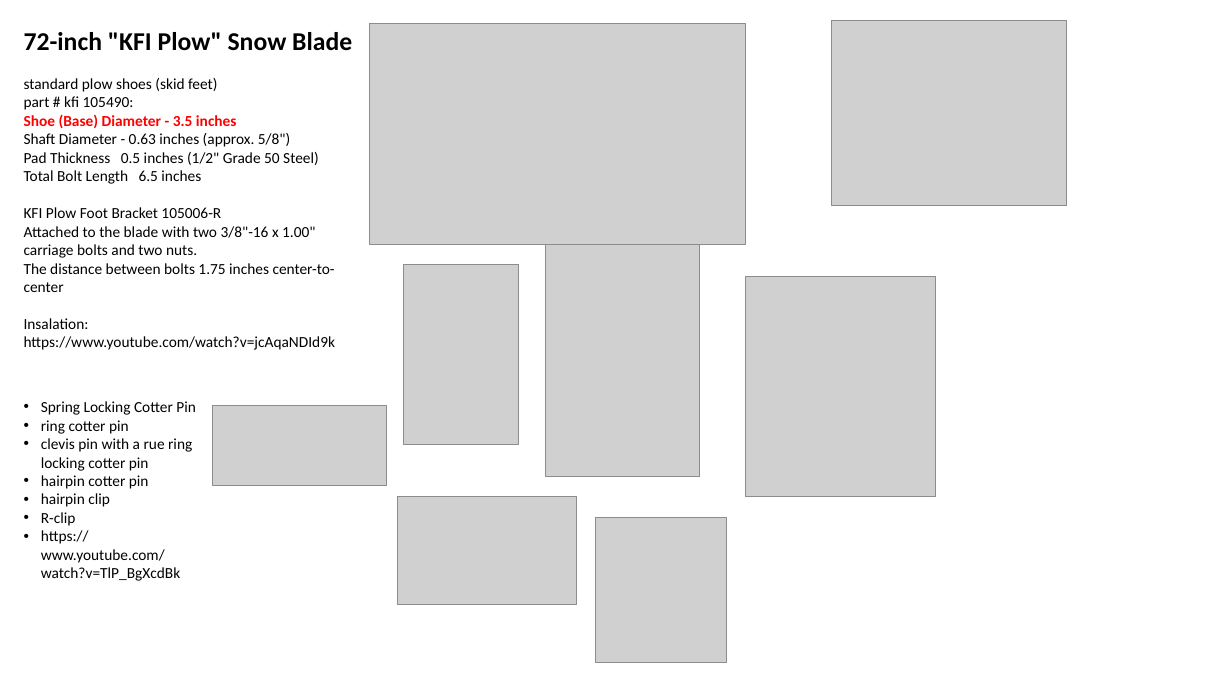
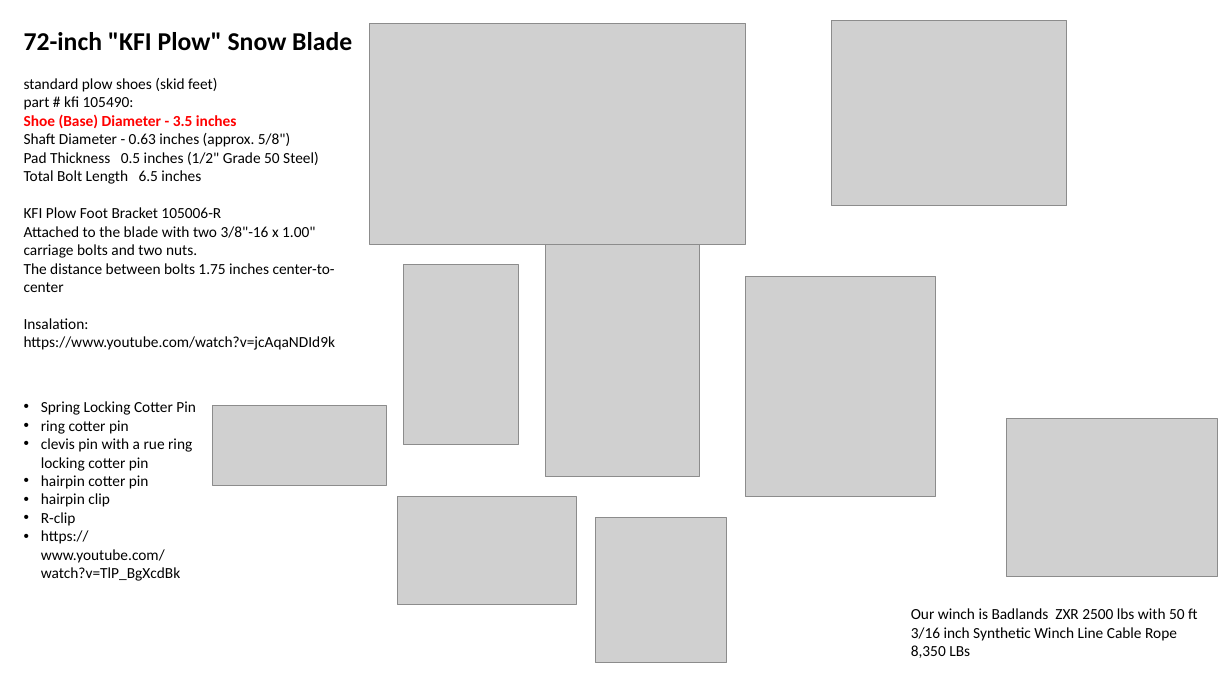
Before and after one commit to lselector/misc_farm, a slide deck: slide 6 of snow_plow_blower.pptx. Drawn at 1232x693 pixels with LibreOffice and Linux fonts; fonts in the diff are those of the drawing; grey boxes stand for pictures. Boxes give left, top, right and bottom in pixels: in the first picture for what was removed or moved away, otherwise in the second. Text is boxed around its words. In the diff, an @@ line names an element or a change of style, - is before the commit and + after.

Commit message:
update

```diff
--- a/snow_plow_blower.pptx
+++ b/snow_plow_blower.pptx
@@ picture added at (1006, 419, 1218, 577) @@
@@ text added at (911, 608, 1197, 658), 12 pt, text #000000 @@
+Our winch is Badlands ZXR 2500 lbs with 50 ft 3/16 inch Synthetic Winch Line Cable Rope 8,350 LBs
```
